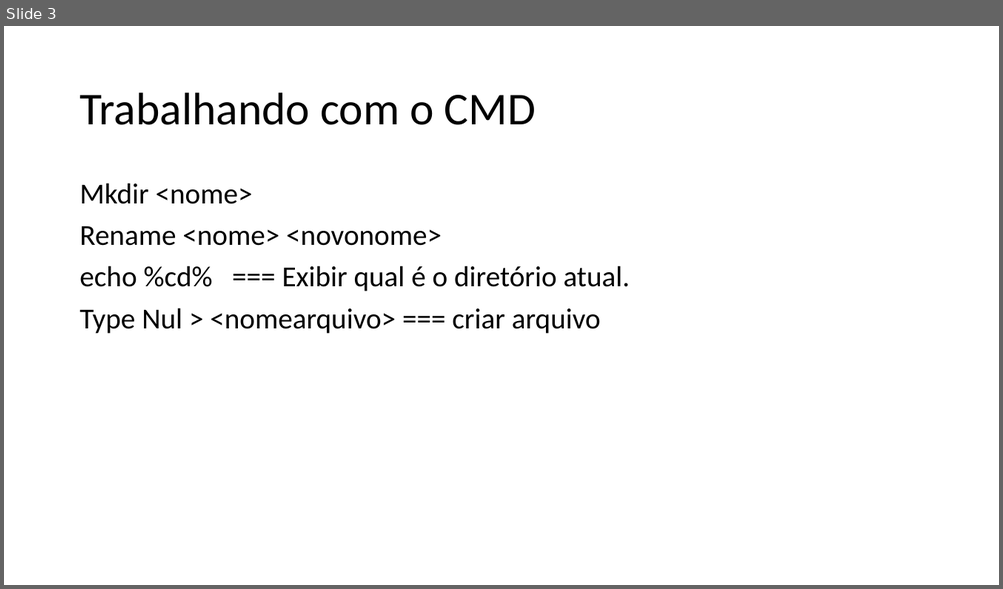
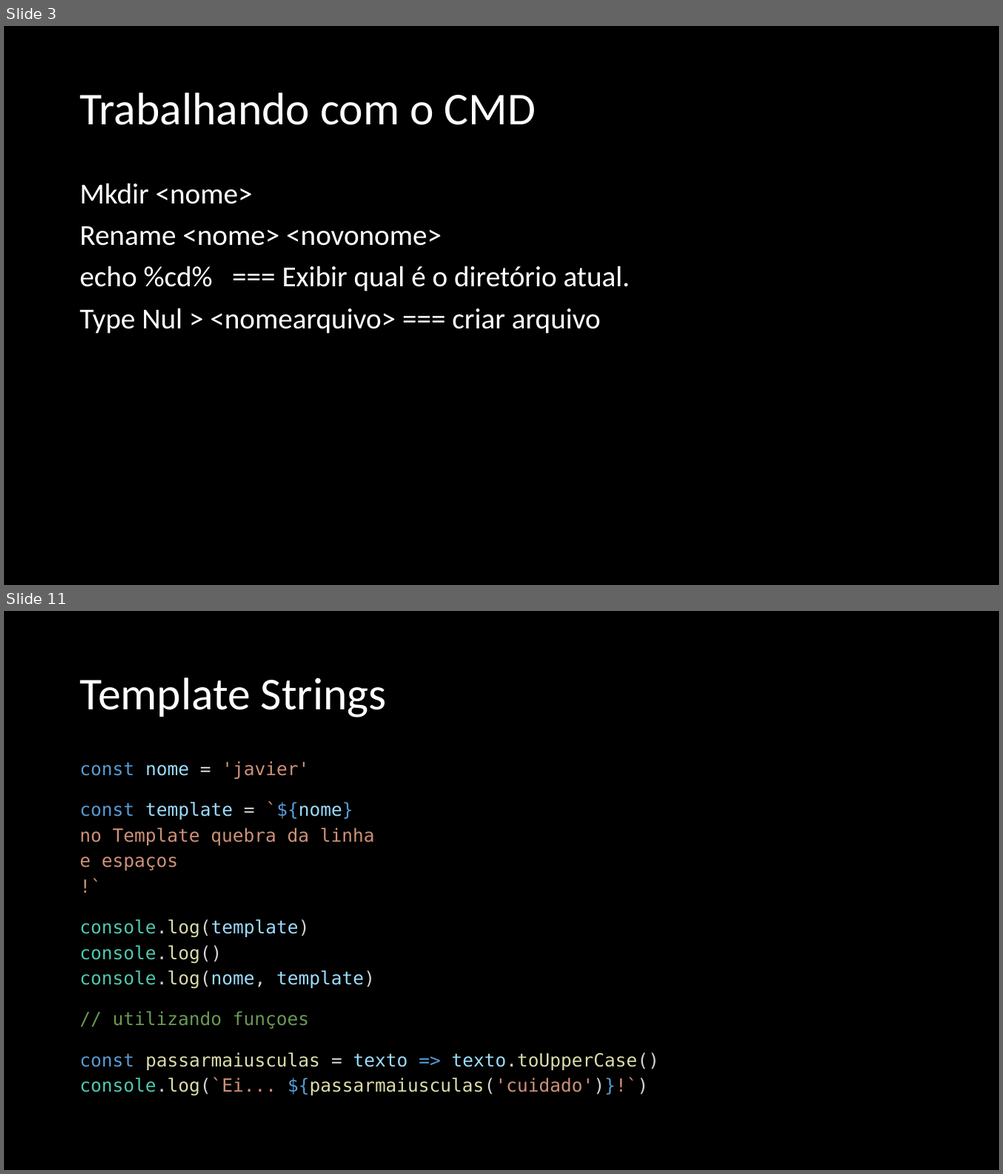
Before and after one commit to cesarfois/Curso_Udemy_Web_JS_COD3R, a slide deck: COD3R.pptx. Shown one above the other, each under a label of ours: slide 3 before the commit, slides 3 and 11 after it; the slides between them are not shown. The pictures are 1003x589 and 1003x1174 pixels, drawn with LibreOffice and Linux fonts; fonts in the diff are those of the drawing. Boxes give left, top, right and bottom in pixels: in the first picture for what was removed or moved away, otherwise in the second. Text is boxed around its words. In the diff, an @@ line names an element or a change of style, - is before the commit and + after.

```diff
--- a/COD3R.pptx
+++ b/COD3R.pptx
@@ slide 11 added at box(4, 611, 999, 1170), background #000000 @@
@@ title added at box(79, 678, 387, 718), 44 pt, text #FFFFFF @@
+Template Strings
@@ text added at box(79, 761, 660, 1096), 17.5 pt, text #CE9178 @@
+const nome = 'javier'
+const template = `${nome}
+no Template quebra da linha
+e espaços
+!`
+console.log(template)
+console.log()
+console.log(nome, template)
+// utilizando funçoes
+const passarmaiusculas = texto => texto.toUpperCase()
+console.log(`Ei... ${passarmaiusculas('cuidado')}!`)
@@ slide 3 changed as well @@
@@ background #FFFFFF to #000000 @@
@@ title "Trabalhando com o CMD" at box(79, 93, 535, 125): text colour #000000 to #FFFFFF @@
@@ text "Mkdir <nome>" at box(79, 183, 630, 334): text colour #000000 to #FFFFFF @@
```
Also in this commit, not shown: 2 other slides changed, 23 other slides added, 37 other files.
